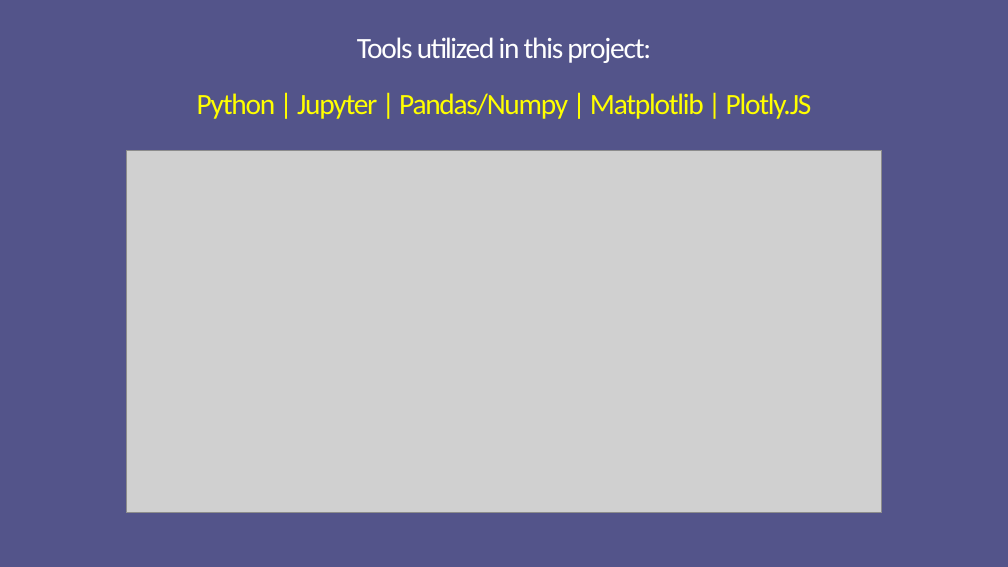
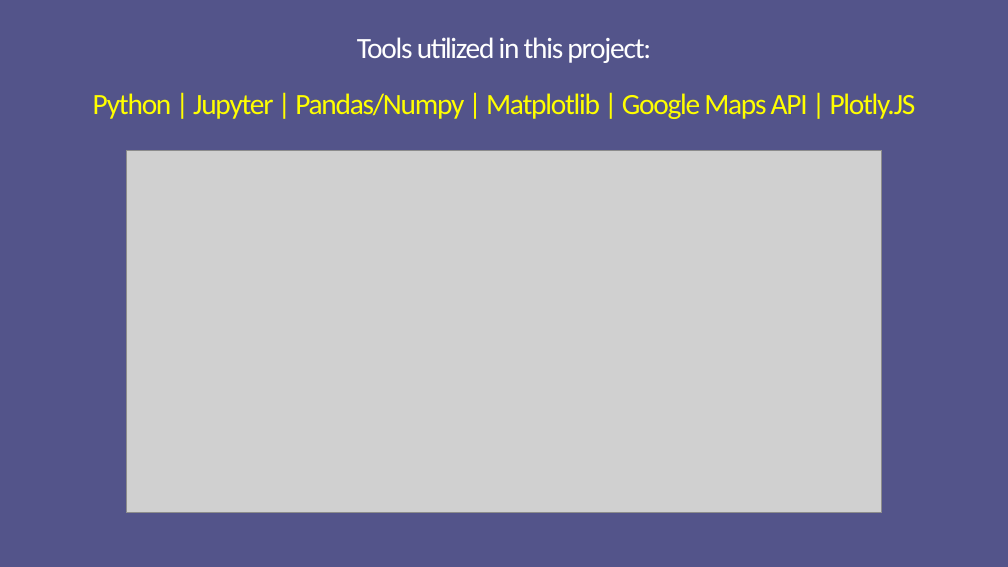
Before and after one commit to marcusmcb/group-project-1, a slide deck: slide 3 of resources/powerpoint/uci-rental-presentation.pptx. Drawn at 1008x567 pixels with LibreOffice and Linux fonts; fonts in the diff are those of the drawing; grey boxes stand for pictures. Boxes give left, top, right and bottom in pixels: in the first picture for what was removed or moved away, otherwise in the second. Text is boxed around its words. In the diff, an @@ line names an element or a change of style, - is before the commit and + after.

Commit message:
updated slideshows

```diff
--- a/resources/powerpoint/uci-rental-presentation.pptx
+++ b/resources/powerpoint/uci-rental-presentation.pptx
@@ title at [93,37,916,119]: text changed @@
-Tools utilized in this project:
-Python | Jupyter | Pandas/Numpy | Matplotlib | Plotly.JS
+Tools utilized in this project:
+Python | Jupyter | Pandas/Numpy | Matplotlib | Google Maps API | Plotly.JS
```
